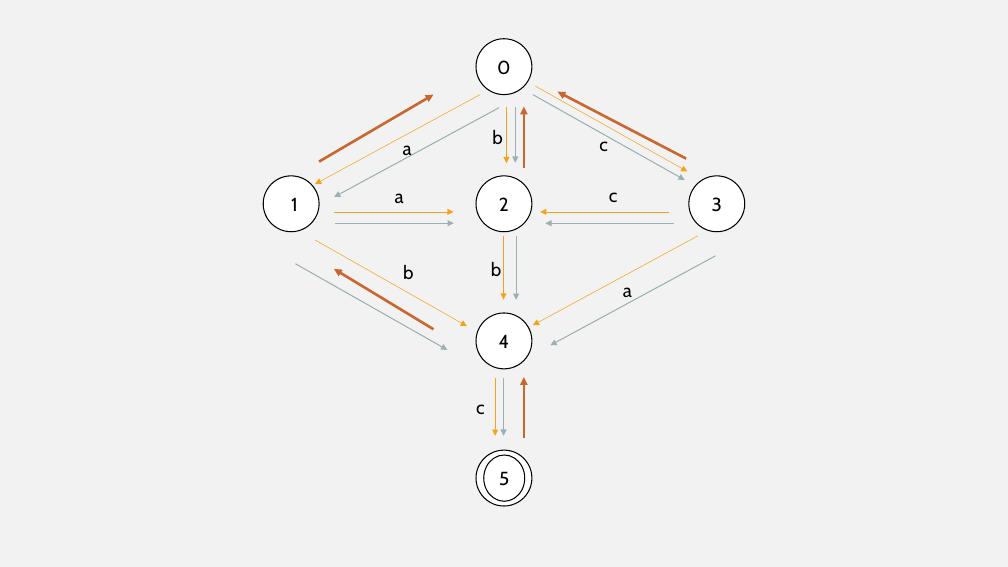
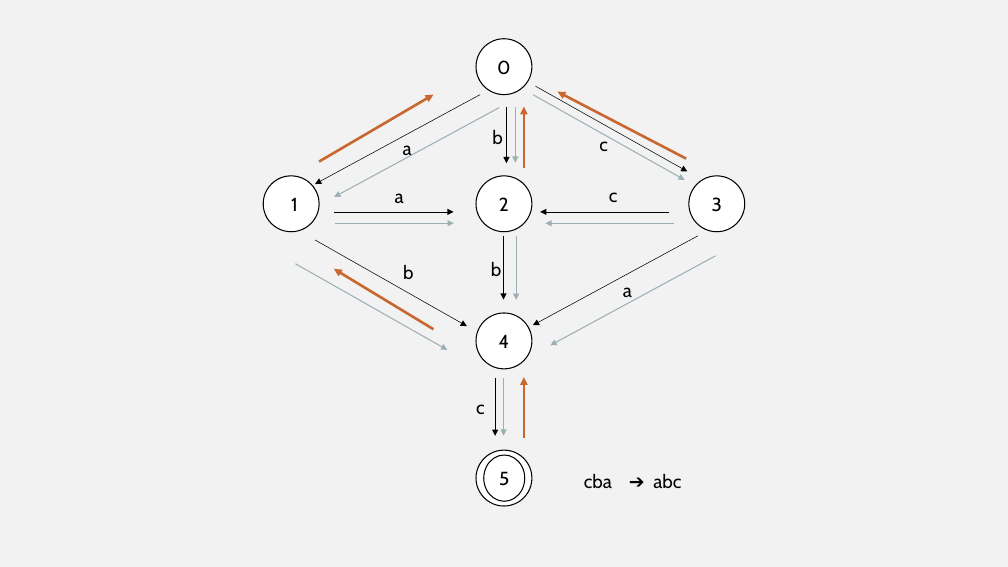
Before and after one commit to ekiriano/HLIN405-Final, a slide deck: slide 13 of Recherche d’un trajet sur une carte.pptx (slide 12 before the commit). Drawn at 1008x567 pixels with LibreOffice and Linux fonts; fonts in the diff are those of the drawing. Boxes give left, top, right and bottom in pixels: in the first picture for what was removed or moved away, otherwise in the second. Text is boxed around its words. In the diff, an @@ line names an element or a change of style, - is before the commit and + after.

```diff
--- a/Recherche d’un trajet sur une carte.pptx
+++ b/Recherche d’un trajet sur une carte.pptx
@@ arrow (535, 86) - (687, 172): stroke #F6A21D 0.5 pt to #000000 0.5 pt @@
@@ arrow (480, 95) - (315, 184): stroke #F6A21D 0.5 pt to #000000 0.5 pt @@
@@ arrow (507, 107) - (507, 163): stroke #F6A21D 0.5 pt to #000000 0.5 pt @@
@@ arrow (334, 212) - (454, 212): stroke #F6A21D 0.5 pt to #000000 0.5 pt @@
@@ arrow (504, 236) - (504, 299): stroke #F6A21D 0.5 pt to #000000 0.5 pt @@
@@ arrow (698, 236) - (533, 325): stroke #F6A21D 0.5 pt to #000000 0.5 pt @@
@@ arrow (669, 212) - (541, 212): stroke #F6A21D 0.5 pt to #000000 0.5 pt @@
@@ arrow (315, 240) - (467, 326): stroke #F6A21D 0.5 pt to #000000 0.5 pt @@
@@ arrow (495, 378) - (495, 436): stroke #F6A21D 0.5 pt to #000000 0.5 pt @@
@@ text added at (584,473,681,488), 18 pt, text #000000 @@
+cba ➔ abc
```
Also in this commit, not shown: 2 other slides changed, 4 slides added.
